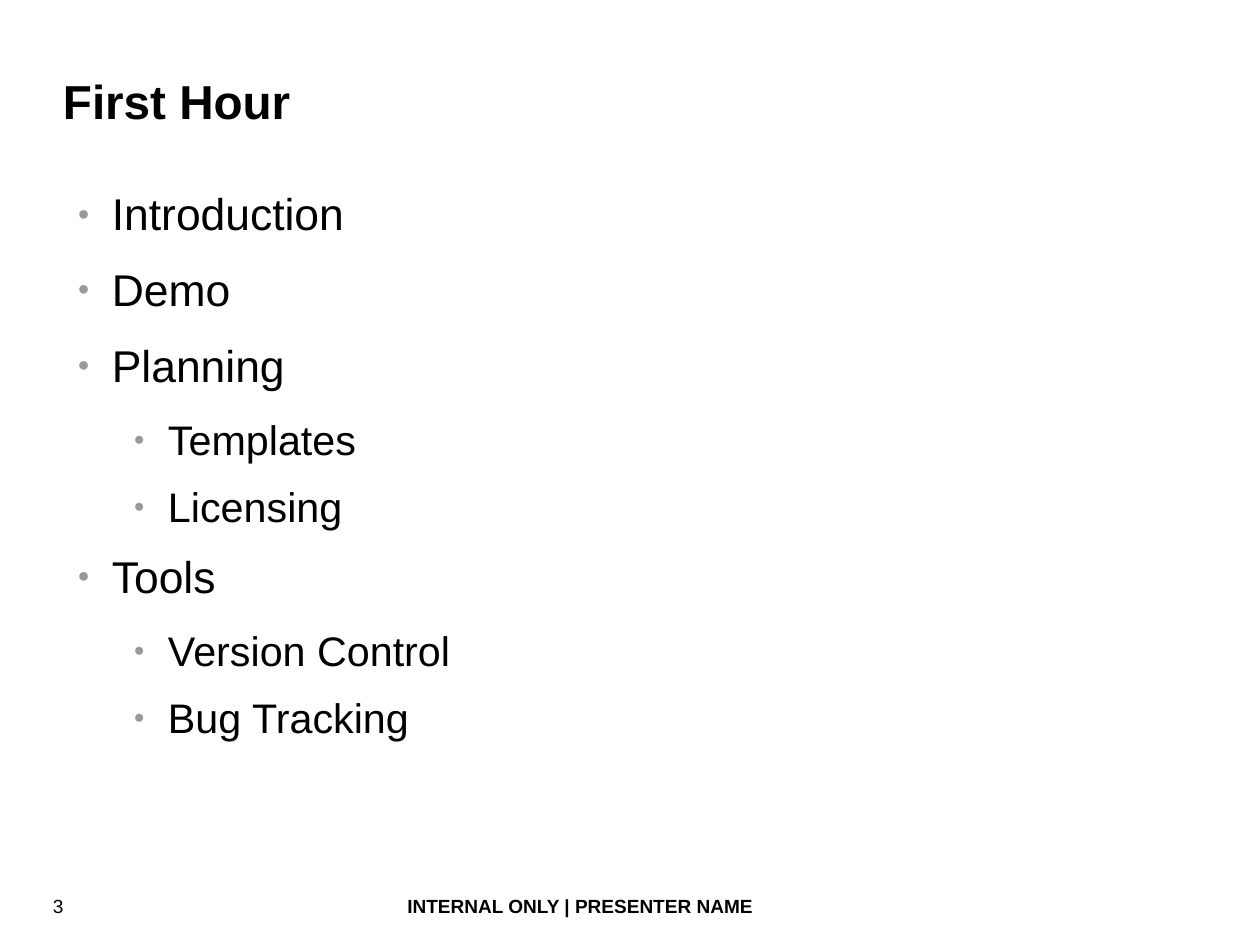
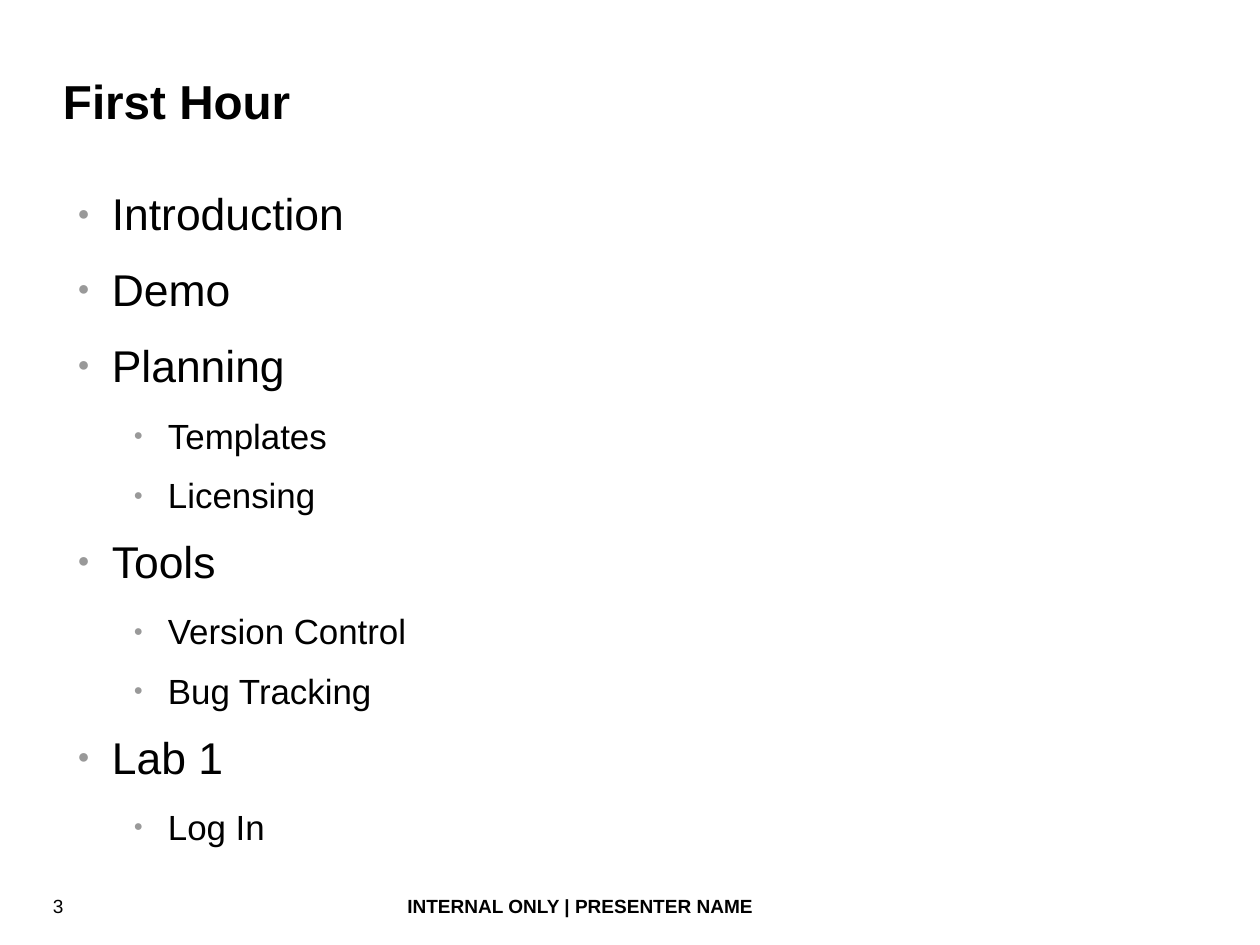
Before and after one commit to fatherlinux/shiva, a slide deck: slide 3 of bash_devops.odp. Drawn at 1260x945 pixels with LibreOffice and Linux fonts; fonts in the diff are those of the drawing; background and template pictures are left out. Boxes give left, top, right and bottom in pixels: in the first picture for what was removed or moved away, otherwise in the second. Text is boxed around its words. In the diff, an @@ line names an element or a change of style, - is before the commit and + after.

```diff
--- a/bash_devops.odp
+++ b/bash_devops.odp
@@ text at (168, 423, 406, 711): size 26 to 22 pt in "Templates", "Licensing", "Version Control", "Bug Tracking" @@
@@ text at (112, 741, 265, 847): paragraphs added @@
+● Lab 1
+  ● Log In
```
Also in this commit, not shown: 3 other slides changed, 14 slides added, 1 slide removed.
